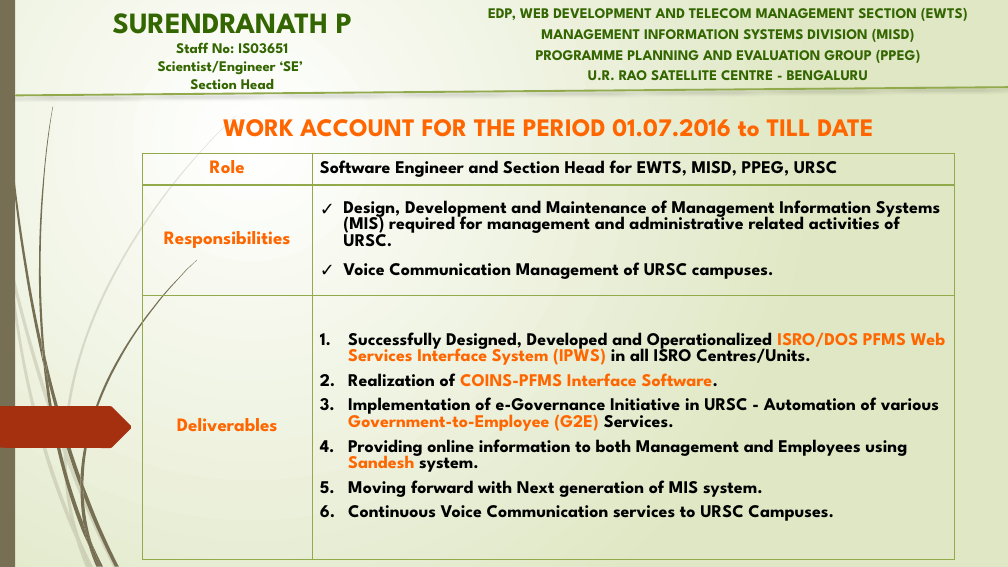
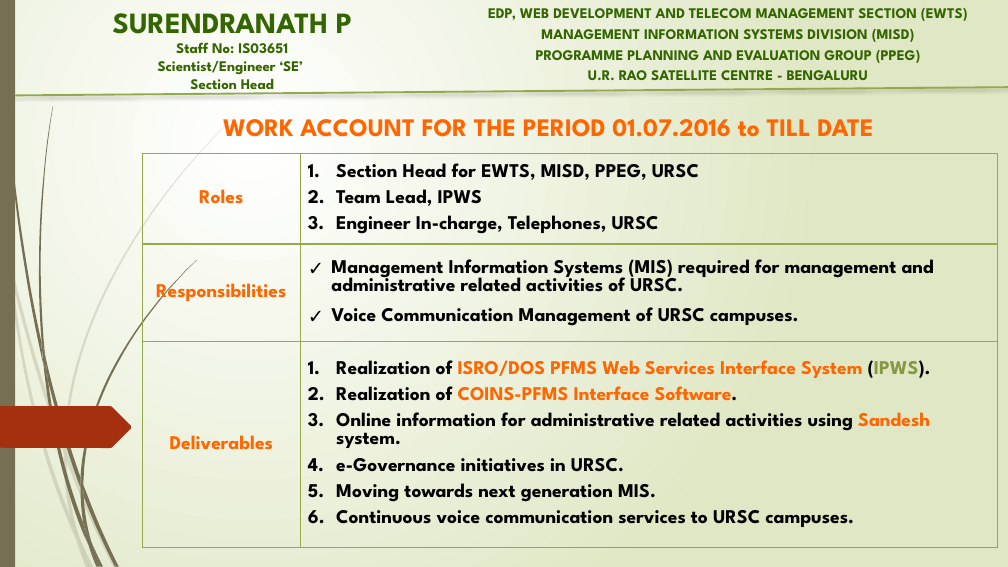
Before and after one commit to NavdeepGarg/DPC_Repo, a slide deck: slide 1 of handOutSources/PSNath SE to SF Profile.pptx. Drawn at 1008x567 pixels with LibreOffice and Linux fonts; fonts in the diff are those of the drawing. Boxes give left, top, right and bottom in pixels: in the first picture for what was removed or moved away, otherwise in the second. Text is boxed around its words. In the diff, an @@ line names an element or a change of style, - is before the commit and + after.

```diff
--- a/handOutSources/PSNath SE to SF Profile.pptx
+++ b/handOutSources/PSNath SE to SF Profile.pptx
@@ table at (x1=142, y1=154, x2=997, y2=558) @@
-row 1, column 1: Role
+row 1, column 1: Roles
-row 1, column 2: Software Engineer and Section Head for EWTS, MISD, PPEG, URSC
+row 1, column 2: Section Head for EWTS, MISD, PPEG, URSC / Team Lead, IPWS / Engineer In-charge, Telephones, URSC
-row 2, column 2: Design, Development and Maintenance of Management Information Systems (MIS) required for management and administrative related activities of URSC. / Voice Communication Management of URSC campuses.
+row 2, column 2: Management Information Systems (MIS) required for management and administrative related activities of URSC. / Voice Communication Management of URSC campuses.
-row 3, column 2: Successfully Designed, Developed and Operationalized ISRO/DOS PFMS Web Services Interface System (IPWS) in all ISRO Centres/Units. / Realization of COINS-PFMS Interface Software. / Implementation of e-Governance Initiative in URSC - Automation of various Government-to-Employee (G2E) Services. / Providing online information to both Management and Employees using Sandesh system. / Moving forward with Next generation of MIS system. / Continuous Voice Communication services to URSC Campuses.
+row 3, column 2: Realization of ISRO/DOS PFMS Web Services Interface System (IPWS). / Realization of COINS-PFMS Interface Software. / Online information for administrative related activities using Sandesh system. / e-Governance initiatives in URSC. / Moving towards next generation MIS. / Continuous voice communication services to URSC campuses.
@@ size 18 to 18.5 pt in "Responsibilities", "Deliverables" @@
@@ table resized from (x1=142, y1=154, x2=955, y2=560) to (x1=142, y1=154, x2=997, y2=558) @@
```
Also in this commit, not shown: 6 other slides changed, 1 slide added, 1 other file.
